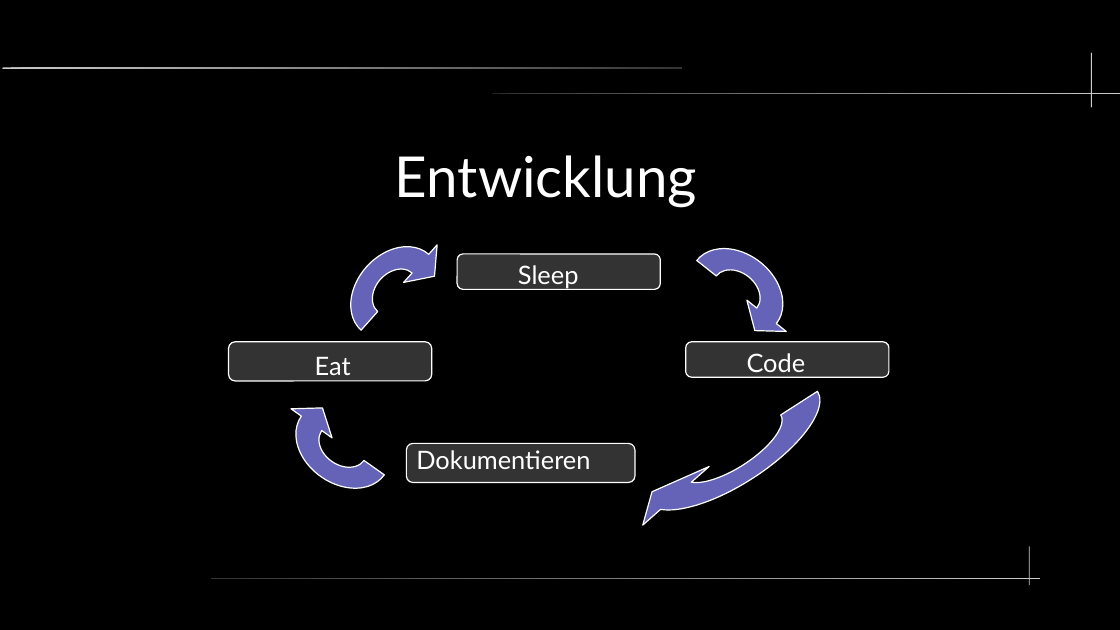
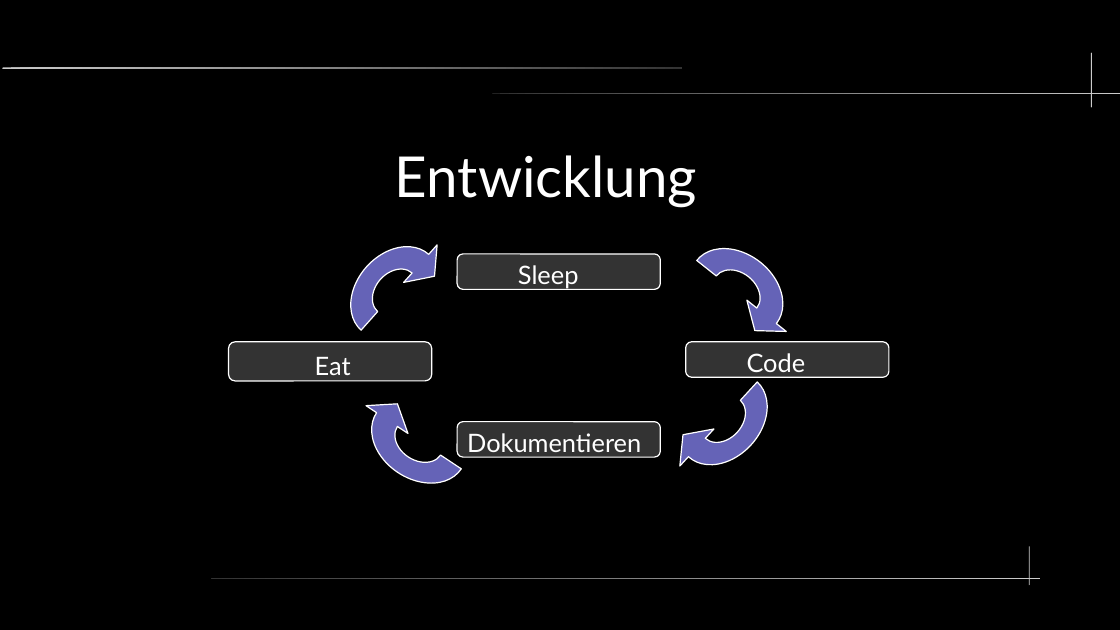
Before and after one commit to hyperbel/MatheProjekt22_23, a slide deck: slide 11 of Doc/Präsi/Präsentation.odp (slide 7 before the commit). Drawn at 1120x630 pixels with LibreOffice and Linux fonts; fonts in the diff are those of the drawing. Boxes give left, top, right and bottom in pixels: in the first picture for what was removed or moved away, otherwise in the second. Text is boxed around its words. In the diff, an @@ line names an element or a change of style, - is before the commit and + after.

```diff
--- a/Doc/Präsi/Präsentation.odp
+++ b/Doc/Präsi/Präsentation.odp
@@ freeform shape at (660, 356, 785, 482): rotation 147 to 132 degrees; outline redrawn @@
@@ freeform shape at (355, 381, 482, 500): rotation 215 to 213 degrees; outline redrawn @@
@@ text "Dokumentieren": place and size @@
-text "Dokumentieren" at (416, 450, 590, 469)
+text "Dokumentieren" at (467, 433, 641, 452)
@@ rounded rectangle: place and size @@
-rounded rectangle at (407, 443, 635, 483)
+rounded rectangle at (457, 422, 661, 457)
```
Also in this commit, not shown: 11 other slides changed, 13 slides added, 2 slides removed.
